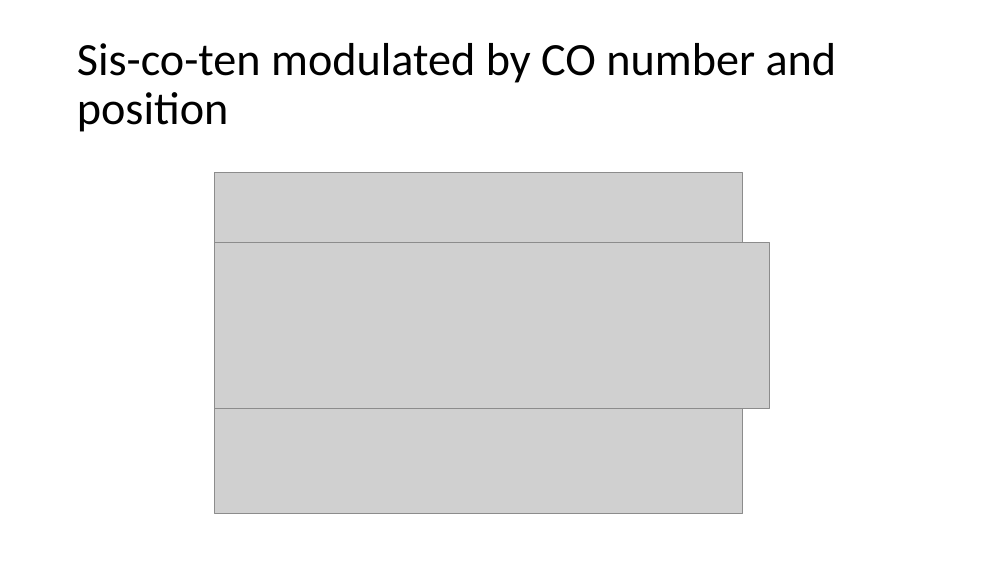
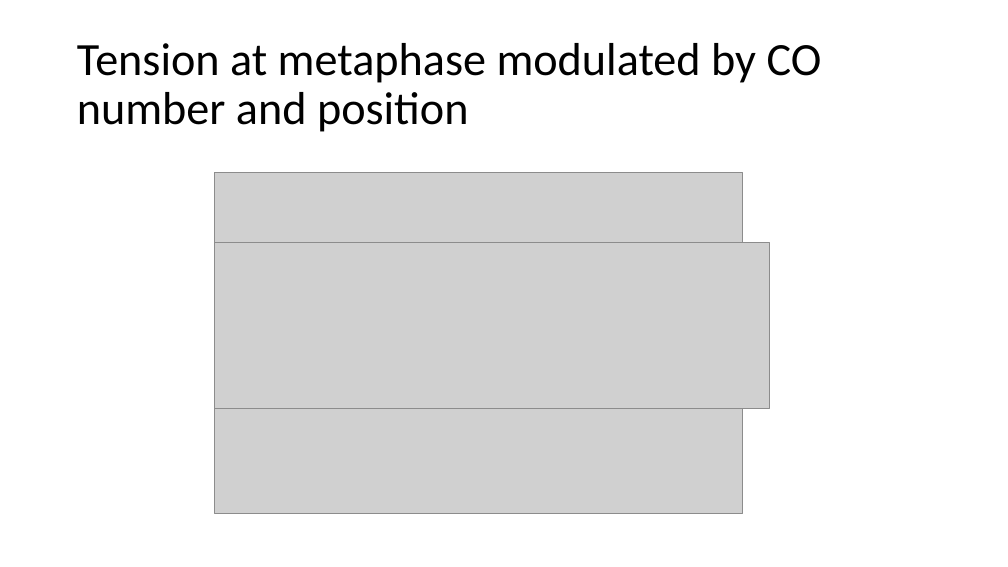
Before and after one commit to petersoapes/MLH1repo, a slide deck: slide 9 of AP_lab_meeting_9.11.19.pptx. Drawn at 1008x567 pixels with LibreOffice and Linux fonts; fonts in the diff are those of the drawing; grey boxes stand for pictures. Boxes give left, top, right and bottom in pixels: in the first picture for what was removed or moved away, otherwise in the second. Text is boxed around its words. In the diff, an @@ line names an element or a change of style, - is before the commit and + after.

```diff
--- a/AP_lab_meeting_9.11.19.pptx
+++ b/AP_lab_meeting_9.11.19.pptx
@@ title at <box>77,43,822,132</box>: text changed @@
-Sis-co-ten modulated by CO number and position
+Tension at metaphase modulated by CO number and position
```
Also in this commit, not shown: 2 other slides changed, 6 slides added, 5 slides removed.
